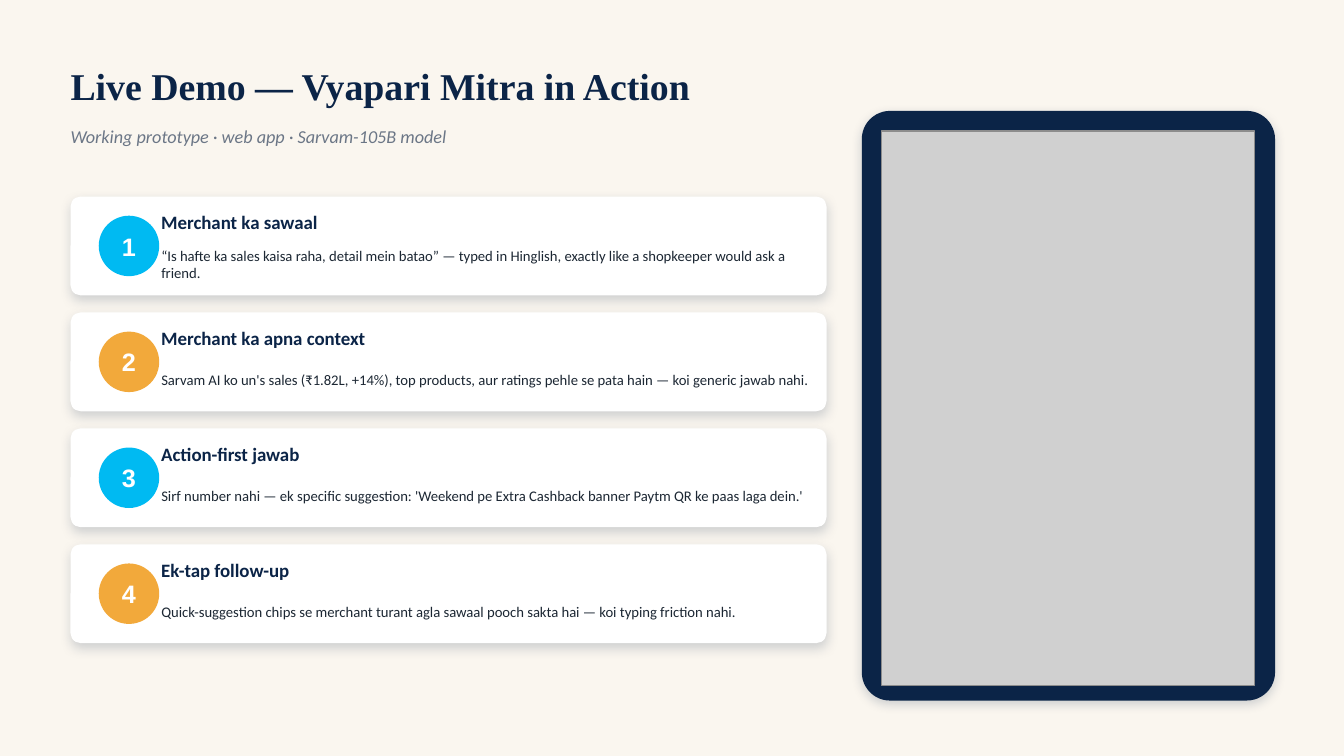
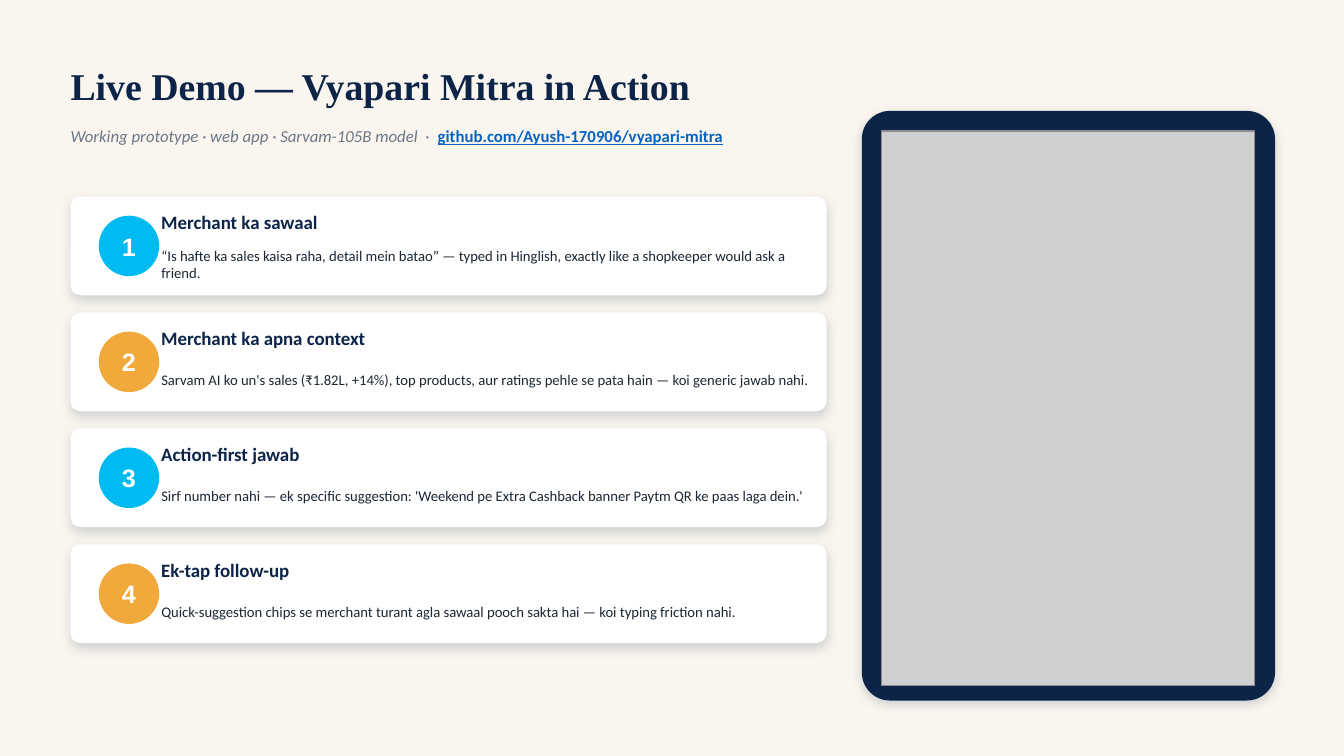
Before and after one commit to Ayush-170906/vyapari-mitra, a slide deck: slide 5 of pitch/vyapari-mitra-deck.pptx. Drawn at 1344x756 pixels with LibreOffice and Linux fonts; fonts in the diff are those of the drawing; grey boxes stand for pictures. Boxes give left, top, right and bottom in pixels: in the first picture for what was removed or moved away, otherwise in the second. Text is boxed around its words. In the diff, an @@ line names an element or a change of style, - is before the commit and + after.

```diff
--- a/pitch/vyapari-mitra-deck.pptx
+++ b/pitch/vyapari-mitra-deck.pptx
@@ text at bbox=[71, 130, 723, 145]: text changed; size 13 to 12 pt @@
-Working prototype · web app · Sarvam-105B model
+Working prototype · web app · Sarvam-105B model · github.com/Ayush-170906/vyapari-mitra
```
Also in this commit, not shown: 1 other slide changed, 4 other files.
